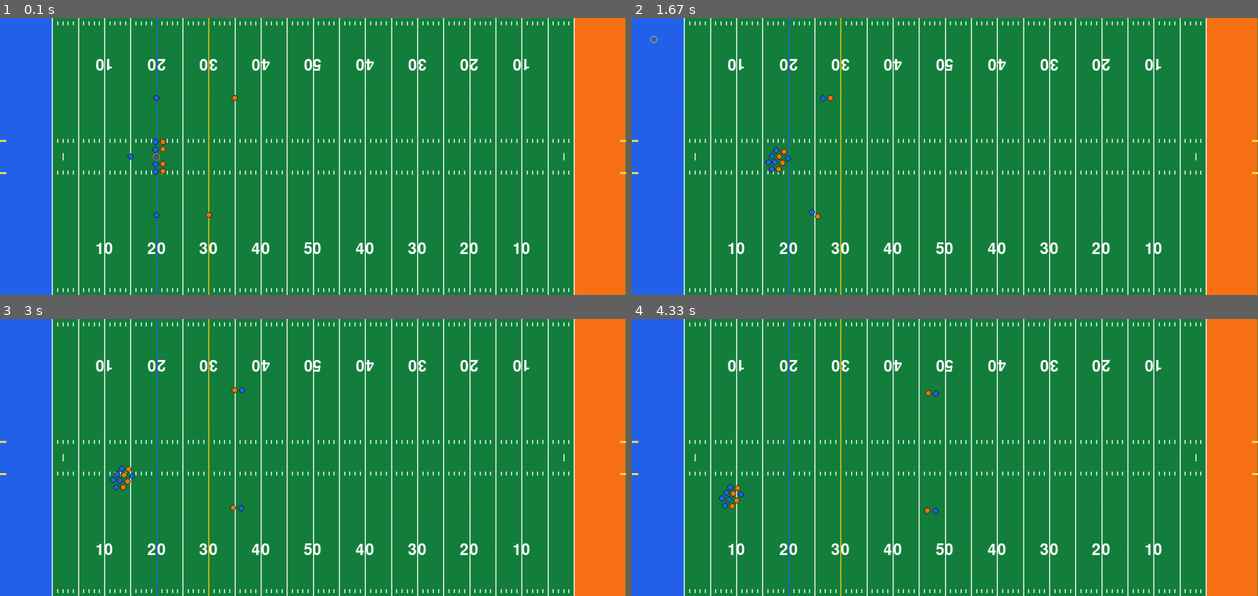
Above: before the commit, frames 1-4 (two rows, left to right).
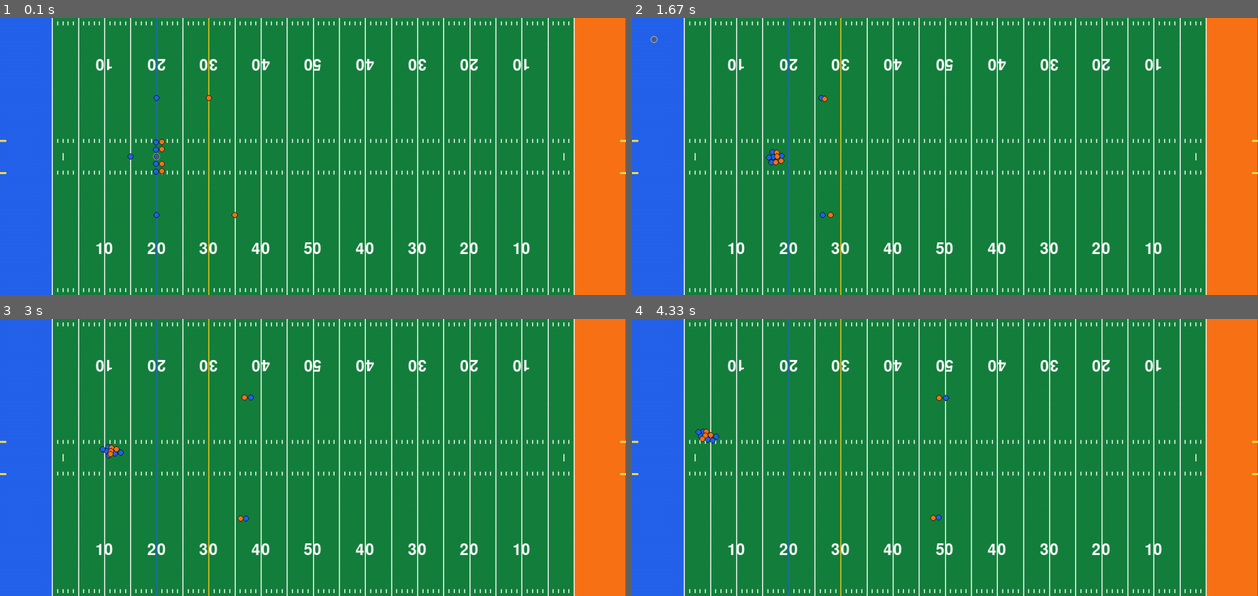
Above: after the commit, the same moments.

Repository: shakedown-street/pygame-football
Game: pygame game, started from main.py
The game is run twice, just before and just after one commit, with the same random seed, the same clock (stepped at 60 frames per second) and the same inputs.
Inputs:
- Up to frame 1 (0.1 s): no input
- Up to frame 2 (1.67 s): hold R 0.33-0.8 s; hold D 0.33-0.8 s; hold D 0.83-1.3 s; tap Space at 0.9, 1.2 s
- Up to frame 3 (3 s): no input
- Up to frame 4 (4.33 s): no input

The runs differ from the first frame. In frame 1, 0.2% of the frame differs, in the area x 24-38%, y 27-73%; in frame 2, 0.3%; in frame 3, 0.4%; in frame 4, 0.4%, in the area x 10-51%, y 25-73%.

Commit message:
Implement acceleration and deceleration
- Add tunable acceleration and deceleration constants
- Account for acceleration when calculating max player speed
- Add acceleration stat to player class
- Add direction and velocity vectors to player class
- Make players gradually reach target speed based on acceleration instead of instantly changing speed
- Make players gradually decelerate to a stop when no input is given
- Call move() for all players in main loop
- Only set player direction everywhere instead of calling move directly
- Adjust collision logic to account for player velocity, faster moving player pushes back more

Diff:
--- a/main.py
+++ b/main.py
@@ -29,8 +29,16 @@
 
 
 # Approximate max speed as 4.2 seconds to run 40 yards
+ACCELERATION_RATE = 0.6
+DECELERATION_RATE = 0.7
 FORTY_YARDS = 40 * YARD_LENGTH
-PLAYER_MAX_SPEED = FORTY_YARDS / FRAME_RATE / 4.2
+FASTEST_40_TIME = 4.2
+n = int(FASTEST_40_TIME * FRAME_RATE)
+if ACCELERATION_RATE == 0:
+    PLAYER_MAX_SPEED = FORTY_YARDS / FRAME_RATE / 4.2
+else:
+    denom = n - (1 - (1 - ACCELERATION_RATE) ** n) / ACCELERATION_RATE
+    PLAYER_MAX_SPEED = FORTY_YARDS / denom
 
 PLAYER_RADIUS = 6
 BALL_RADIUS = 3
@@ -185,9 +193,13 @@
 
 
 class Player(pygame.sprite.Sprite):
-    def __init__(self, pos, color, speed=50):
+    def __init__(self, pos, color, speed=50, acceleration=50):
         super().__init__()
+        self.direction = pygame.Vector2(0, 0)
+        self.velocity = pygame.Vector2(0, 0)
         self.speed = speed
+        self.acceleration = acceleration
+        self.max_speed = PLAYER_MAX_SPEED * (self.speed / 100)
         self.pos = pos
         self.image = pygame.Surface(
             (PLAYER_RADIUS * 2, PLAYER_RADIUS * 2), pygame.SRCALPHA
@@ -212,15 +224,47 @@
         self.pursue_target: Optional[Player] = None
         self.man_coverage_target: Optional[Player] = None
 
-    def move_speed_per_frame(self):
-        return PLAYER_MAX_SPEED * (self.speed / 100)
-
     def set_pos(self, pos: pygame.Vector2):
         self.pos = pos
         self.rect.center = self.pos
 
-    def move(self, direction: pygame.Vector2):
-        self.set_pos(self.pos + direction * self.move_speed_per_frame())
+    def reset(self):
+        self.stop(True)
+        self.block_target = None
+        self.running_route = False
+        self.route_target = None
+        self.pursue_target = None
+        self.man_coverage_target = None
+
+    def reset_to(self, pos: pygame.Vector2):
+        self.reset()
+        self.set_pos(pos)
+
+    def move(self):
+        if self.direction.length() > 0:
+            self.direction = self.direction.normalize()
+            # Accelerate toward the desired direction
+            desired_velocity = self.direction * self.max_speed
+            self.velocity += (desired_velocity - self.velocity) * (
+                (self.acceleration / 100) * ACCELERATION_RATE
+            )
+        else:
+            self.velocity *= DECELERATION_RATE
+
+        # Clamp speed to max_speed
+        if self.velocity.length() > self.max_speed:
+            self.velocity = self.velocity.normalize() * self.max_speed
+
+        # Stop very small velocities (to prevent sliding forever)
+        if self.velocity.length() < 0.1:
+            self.velocity = pygame.Vector2(0, 0)
+
+        self.set_pos(self.pos + self.velocity)
+
+    def stop(self, instant=False):
+        self.direction = pygame.Vector2(0, 0)
+        if instant:
+            self.velocity = pygame.Vector2(0, 0)
 
     def start_streak_route(self, yards=15):
         dx = yards * YARD_LENGTH
@@ -237,23 +281,27 @@
             direction = block_point - self.pos
             distance = direction.length()
             if distance > PLAYER_RADIUS * 2.5:
-                self.move(direction.normalize())
+                self.direction = direction
             else:
                 # Mirror defender's lateral movement (y-axis)
                 lateral = pygame.Vector2(0, defender.pos.y - self.pos.y)
                 if lateral.length() > 1:
-                    self.move(lateral.normalize())
+                    self.direction = lateral.normalize()
+                else:
+                    self.stop()
 
     def update_route(self):
         if self.running_route and self.route_target:
             direction = self.route_target - self.pos
             distance = direction.length()
-            if distance < self.move_speed_per_frame():
-                self.pos = self.route_target
+            if distance < self.max_speed:
+                # Reached the route target, stop there
+                self.route_target = None
                 self.running_route = False
+                self.stop()
             else:
                 direction = direction.normalize()
-                self.move(direction)
+                self.direction = direction
 
     def update_man_coverage(self):
         if self.man_coverage_target:
@@ -265,19 +313,24 @@
                 # Add a small random angle
                 angle = random.uniform(-0.1, 0.1)
                 direction = direction.rotate(math.degrees(angle))
-                self.move(direction)
+                self.direction = direction
+            else:
+                self.stop()
 
     def update_pursue_target(self):
         if self.pursue_target:
             direction = self.pursue_target.pos - self.pos
             if direction.length() > 1:
-                self.move(direction.normalize())
+                self.direction = direction
+            else:
+                self.stop()
 
     def update(self):
         self.update_block(game.ball_carrier if game.ball_carrier else qb)
         self.update_route()
         self.update_man_coverage()
         self.update_pursue_target()
+        self.move()
 
 
 class Ball(pygame.sprite.Sprite):
@@ -337,34 +390,34 @@
 rg_pos = pygame.Vector2(get_yard_x(game.ball_position), FIELD_CENTER.y + 15)
 rt_pos = pygame.Vector2(get_yard_x(game.ball_position), FIELD_CENTER.y + 30)
 qb_pos = pygame.Vector2(get_yard_x(game.ball_position - 5), FIELD_CENTER.y)
-wr_1_pos = pygame.Vector2(get_yard_x(game.ball_position), FIELD_CENTER.y + 120)
-wr_2_pos = pygame.Vector2(get_yard_x(game.ball_position), FIELD_CENTER.y - 120)
+wr_1_pos = pygame.Vector2(get_yard_x(game.ball_position), FIELD_CENTER.y - 120)
+wr_2_pos = pygame.Vector2(get_yard_x(game.ball_position), FIELD_CENTER.y + 120)
 
 # Defensive formation
 lde_pos = pygame.Vector2(get_yard_x(game.ball_position + 1), FIELD_CENTER.y - 30)
 ldt_pos = pygame.Vector2(get_yard_x(game.ball_position + 1), FIELD_CENTER.y - 15)
 rdt_pos = pygame.Vector2(get_yard_x(game.ball_position + 1), FIELD_CENTER.y + 15)
 rde_pos = pygame.Vector2(get_yard_x(game.ball_position + 1), FIELD_CENTER.y + 30)
-cb_1_pos = pygame.Vector2(get_yard_x(game.ball_position + 10), FIELD_CENTER.y + 120)
-cb_2_pos = pygame.Vector2(get_yard_x(game.ball_position + 15), FIELD_CENTER.y - 120)
+cb_1_pos = pygame.Vector2(get_yard_x(game.ball_position + 10), FIELD_CENTER.y - 120)
+cb_2_pos = pygame.Vector2(get_yard_x(game.ball_position + 15), FIELD_CENTER.y + 120)
 
 # Create offensive players
-lt = Player(lt_pos.copy(), PLAYER_COLOR, 77)
-lg = Player(lg_pos.copy(), PLAYER_COLOR, 70)
-c = Player(c_pos.copy(), PLAYER_COLOR, 74)
-rg = Player(rg_pos.copy(), PLAYER_COLOR, 76)
-rt = Player(rt_pos.copy(), PLAYER_COLOR, 77)
-qb = Player(qb_pos.copy(), PLAYER_COLOR, 88)
-wr_1 = Player(wr_1_pos.copy(), PLAYER_COLOR, 95)
-wr_2 = Player(wr_2_pos.copy(), PLAYER_COLOR, 91)
+lt = Player(lt_pos.copy(), PLAYER_COLOR, 77, 74)
+lg = Player(lg_pos.copy(), PLAYER_COLOR, 76, 79)
+c = Player(c_pos.copy(), PLAYER_COLOR, 74, 79)
+rg = Player(rg_pos.copy(), PLAYER_COLOR, 70, 67)
+rt = Player(rt_pos.copy(), PLAYER_COLOR, 77, 78)
+qb = Player(qb_pos.copy(), PLAYER_COLOR, 88, 91)
+wr_1 = Player(wr_1_pos.copy(), PLAYER_COLOR, 95, 94)
+wr_2 = Player(wr_2_pos.copy(), PLAYER_COLOR, 91, 92)
 
 # Create defensive players
-lde = Player(lde_pos.copy(), get_color("orange"), 86)
-ldt = Player(ldt_pos.copy(), get_color("orange"), 76)
-rdt = Player(rdt_pos.copy(), get_color("orange"), 73)
-rde = Player(rde_pos.copy(), get_color("orange"), 87)
-cb_1 = Player(cb_1_pos.copy(), get_color("orange"), 94)
-cb_2 = Player(cb_2_pos.copy(), get_color("orange"), 96)
+lde = Player(lde_pos.copy(), get_color("orange"), 86, 88)
+ldt = Player(ldt_pos.copy(), get_color("orange"), 76, 79)
+rdt = Player(rdt_pos.copy(), get_color("orange"), 73, 76)
+rde = Player(rde_pos.copy(), get_color("orange"), 87, 90)
+cb_1 = Player(cb_1_pos.copy(), get_color("orange"), 94, 92)
+cb_2 = Player(cb_2_pos.copy(), get_color("orange"), 96, 93)
 
 # Create ball and halo
 ball = Ball()
@@ -396,8 +449,9 @@
         dx += 1
 
     if dx != 0 or dy != 0:
-        direction = pygame.Vector2(dx, dy).normalize()
-        game.ball_carrier.move(direction)
+        game.ball_carrier.direction = pygame.Vector2(dx, dy).normalize()
+    else:
+        game.ball_carrier.stop()
 
 
 def avoid_player_collisions(players, min_distance):
@@ -415,8 +469,17 @@
                 angle = random.uniform(-0.5, 0.5)
                 repulse = repulse.rotate(math.degrees(angle))
                 move_amount = (min_distance - dist) / 2
-                p1.set_pos(p1.pos + repulse * move_amount)
-                p2.set_pos(p2.pos - repulse * move_amount)
+                # Make faster moving player push more
+                total_velocity = p1.velocity.length() + p2.velocity.length()
+                if total_velocity > 0:
+                    p1_share = p2.velocity.length() / total_velocity
+                    p2_share = p1.velocity.length() / total_velocity
+                else:
+                    p1_share = p2_share = 0.5  # Equal if both are still
+
+                repulse_vector = repulse * move_amount * 0.5
+                p1.velocity += repulse_vector * p1_share
+                p2.velocity -= repulse_vector * p2_share
 
 
 while True:
@@ -449,6 +512,7 @@
                         defender.pursue_target = qb
                 elif game.ball_carrier == qb:
                     # Throw ball to mouse position
+                    qb.stop()
                     game.ball_carrier = None
                     mouse_pos = pygame.Vector2(pygame.mouse.get_pos())
                     direction = mouse_pos - ball.pos
@@ -458,45 +522,30 @@
                         direction = pygame.Vector2(0, 0)
                     ball.velocity = direction * BALL_THROW_SPEED
             if event.key == pygame.K_r:
-                # Reset
-
-                # Reset offense positions
-                lt.set_pos(lt_pos.copy())
-                lg.set_pos(lg_pos.copy())
-                c.set_pos(c_pos.copy())
-                rg.set_pos(rg_pos.copy())
-                rt.set_pos(rt_pos.copy())
-                qb.set_pos(qb_pos.copy())
-                wr_1.set_pos(wr_1_pos.copy())
-                wr_2.set_pos(wr_2_pos.copy())
-                # Reset defense positions
-                lde.set_pos(lde_pos.copy())
-                ldt.set_pos(ldt_pos.copy())
-                rdt.set_pos(rdt_pos.copy())
-                rde.set_pos(rde_pos.copy())
-                cb_1.set_pos(cb_1_pos.copy())
-                cb_2.set_pos(cb_2_pos.copy())
-                # reset state
-                # reset oline
-                for blocker in oline:
-                    blocker.block_target = None
-                # reset dline
-                for defender in dline:
-                    defender.pursue_target = None
-                wr_1.running_route = False
-                wr_1.route_target = None
-                wr_2.running_route = False
-                wr_2.route_target = None
-                cb_1.man_coverage_target = None
-                cb_2.man_coverage_target = None
+                # Reset offense
+                lt.reset_to(lt_pos.copy())
+                lg.reset_to(lg_pos.copy())
+                c.reset_to(c_pos.copy())
+                rg.reset_to(rg_pos.copy())
+                rt.reset_to(rt_pos.copy())
+                qb.reset_to(qb_pos.copy())
+                wr_1.reset_to(wr_1_pos.copy())
+                wr_2.reset_to(wr_2_pos.copy())
+                # Reset defense
+                lde.reset_to(lde_pos.copy())
+                ldt.reset_to(ldt_pos.copy())
+                rdt.reset_to(rdt_pos.copy())
+                rde.reset_to(rde_pos.copy())
+                cb_1.reset_to(cb_1_pos.copy())
+                cb_2.reset_to(cb_2_pos.copy())
                 # reset ball position
                 ball.set_pos(c.pos.copy())
                 ball.velocity = pygame.Vector2(0, 0)
                 game.ball_carrier = c
 
+    move_ball_carrier(keys)
     all_players.update()
-    move_ball_carrier(keys)
-    avoid_player_collisions(all_players, PLAYER_RADIUS * 2.5)
+    avoid_player_collisions(all_players, PLAYER_RADIUS * 2)
 
     if game.ball_carrier:
         ball.set_pos(game.ball_carrier.pos.copy())
